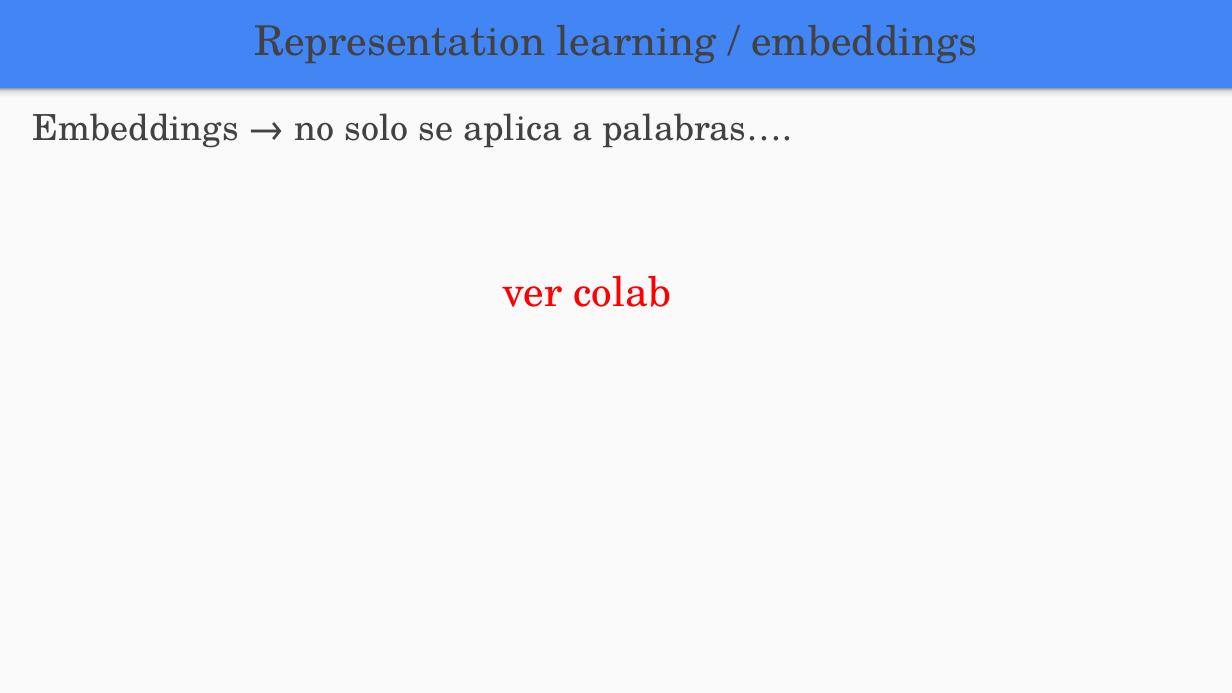
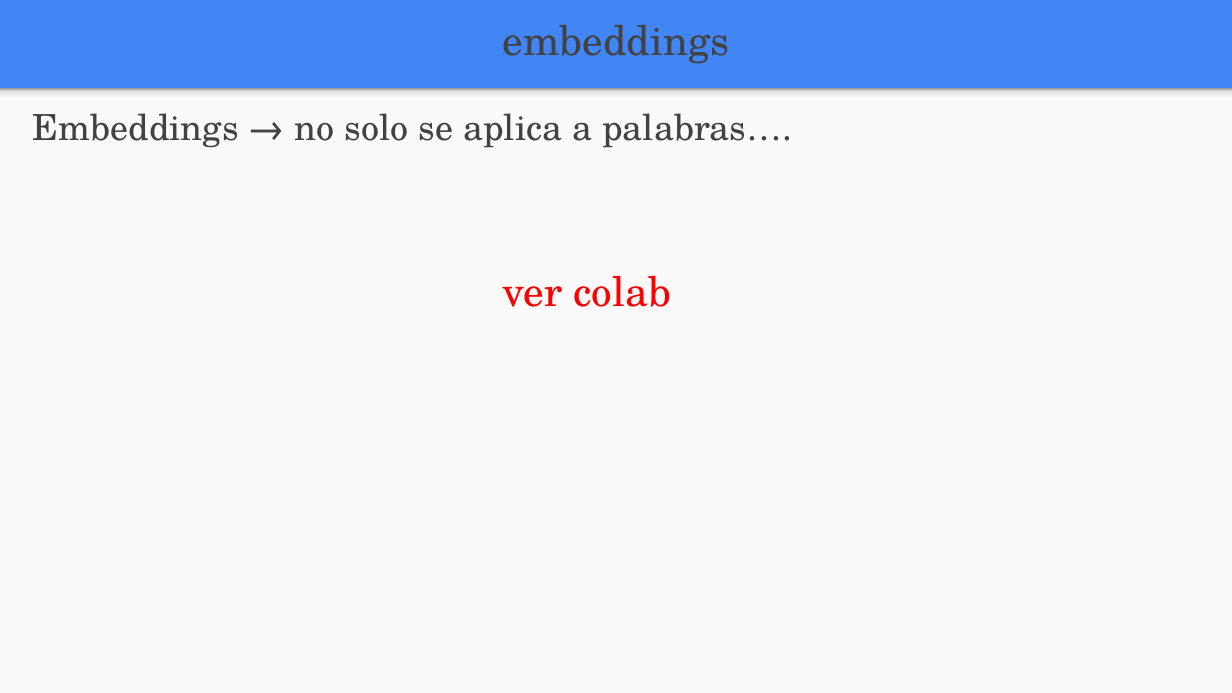
Before and after one commit to FIUBA-Posgrado-Inteligencia-Artificial/aprendizaje_profundo, a slide deck: slide 27 of clase_7/teoria/Clase_7.pptx (slide 25 before the commit). Drawn at 1232x693 pixels with LibreOffice and Linux fonts; fonts in the diff are those of the drawing. Boxes give left, top, right and bottom in pixels: in the first picture for what was removed or moved away, otherwise in the second. Text is boxed around its words. In the diff, an @@ line names an element or a change of style, - is before the commit and + after.

```diff
--- a/clase_7/teoria/Clase_7.pptx
+++ b/clase_7/teoria/Clase_7.pptx
@@ text at [503,25,730,64]: text changed @@
-Representation learning / embeddings
+embeddings
```
Also in this commit, not shown: 12 other slides changed, 2 slides added, 6 other files.
